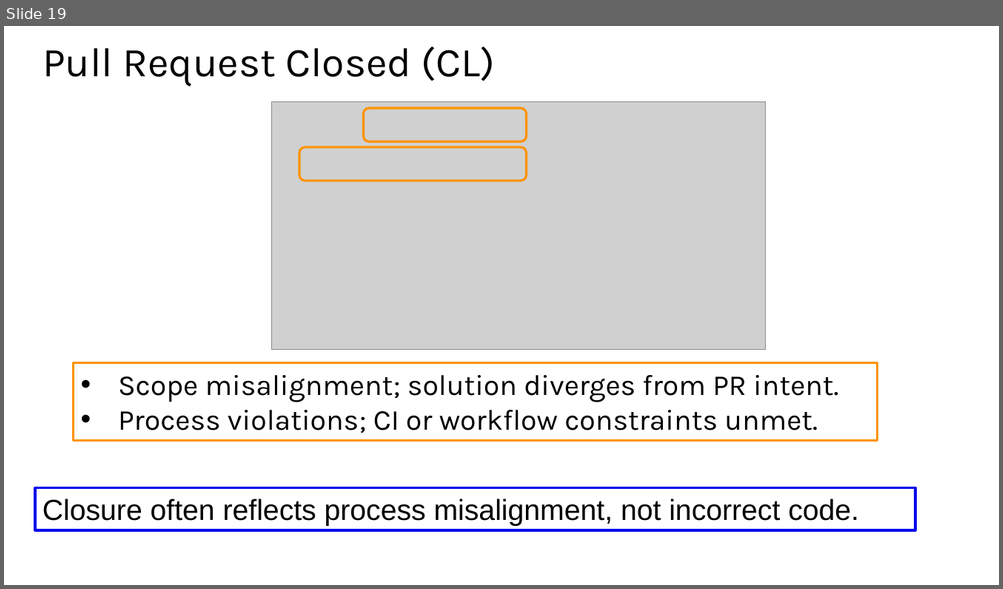
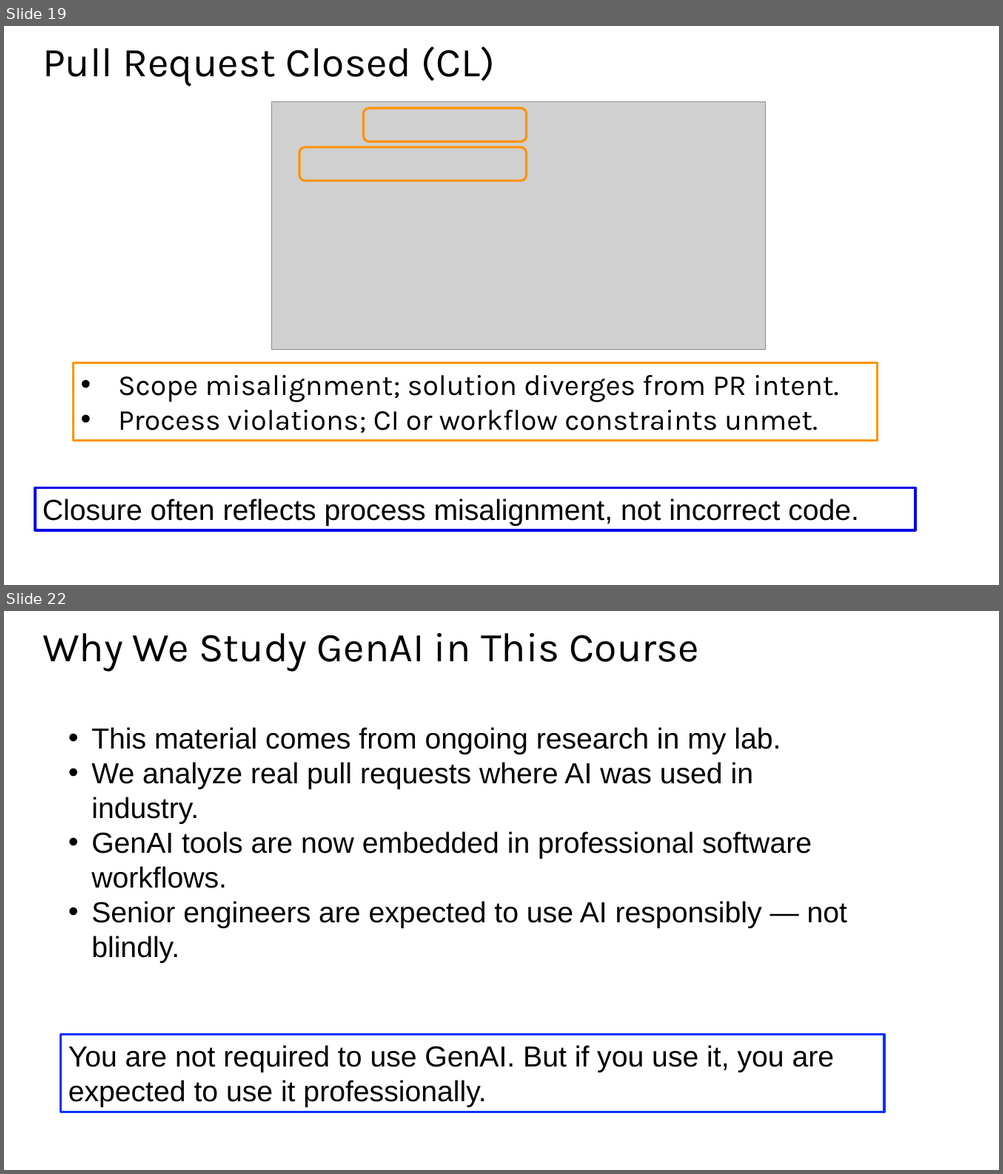
Before and after one commit to johnxu21/johnxu21.github.io, a slide deck: teaching/CS472/Timetable/LLV-L1.pptx. Shown one above the other, each under a label of ours: slide 19 before the commit, slides 19 and 22 after it; the slides between them are not shown. The pictures are 1003x589 and 1003x1174 pixels, drawn with LibreOffice and Linux fonts; fonts in the diff are those of the drawing; grey boxes stand for pictures. Boxes give left, top, right and bottom in pixels: in the first picture for what was removed or moved away, otherwise in the second. Text is boxed around its words. In the diff, an @@ line names an element or a change of style, - is before the commit and + after.

```diff
--- a/teaching/CS472/Timetable/LLV-L1.pptx
+++ b/teaching/CS472/Timetable/LLV-L1.pptx
@@ slide 22 added at <box>4,611,999,1170</box>, background #FFFFFF @@
@@ title added at <box>42,633,699,672</box>, 39.6 pt, text #000000 @@
+Why We Study GenAI in This Course
@@ text added at <box>91,727,847,963</box>, 28 pt, text #000000 @@
+• This material comes from ongoing research in my lab.
+• We analyze real pull requests where AI was used in industry.
+• GenAI tools are now embedded in professional software workflows.
+• Senior engineers are expected to use AI responsibly — not blindly.
@@ rectangle added at <box>61,1035,884,1113</box>, outline #0432FF 2.25 pt, 28 pt, text #000000 @@
+You are not required to use GenAI. But if you use it, you are expected to use it professionally.
```
Also in this commit, not shown: 5 slides changed, 3 other slides added, 4 other files.
